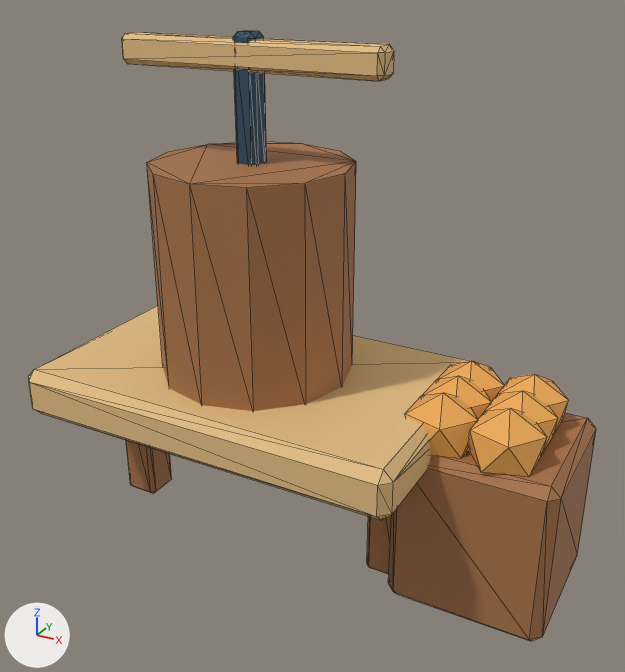
Renders of the glTF model source/assets/models/orchard_press.glb from each side of a commit.
Camera for both pictures: a 50 mm camera at (1.123, -1.741, 1.507) aimed at (0.17, -0.008, 0.64). The lights are fixed; the arrows at lower left show +X, +Y and +Z. The picture after the commit comes second. Mesh edges are drawn as thin lines. Where no turn or scale is listed for an object, it has been applied to the vertices. Vertices at exactly the same position are counted once.

The older version as bpy lines, for what is in view:
```python
me_cube_098 = bpy.data.meshes.new('Cube.098')
me_cube_098.from_pydata(...)  # 240 vertices, 428 faces; spans x -0.525..0.83, y -0.325..0.325, z -0.45..0.9
me_cube_098.materials.append(mat_orchard_press_paint)
ob_table = bpy.data.objects.new('table', me_cube_098)
ob_table.location = (0.0, 0.0, 0.45)
```
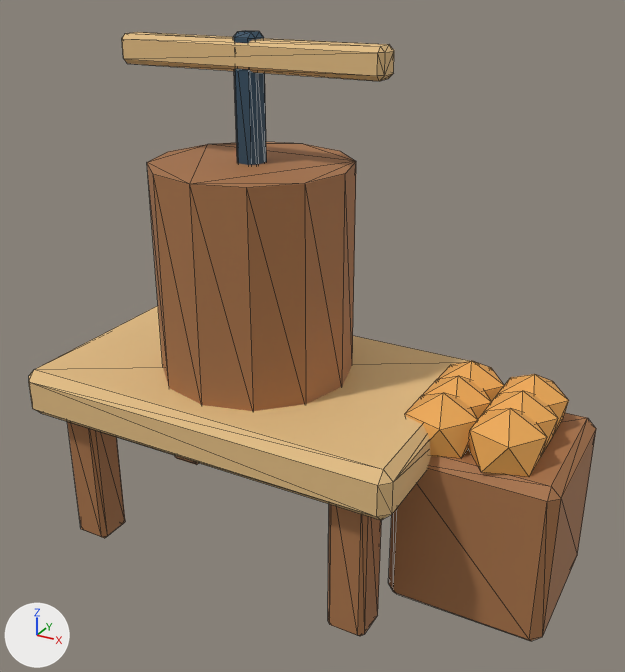
What differs and where, as boxes (x1, y1, x2, y2) in the pictures (625 x 672 px; the box of a moved part takes in the faces that stretch with it):
part 1 of me_cube_098, moved or reshaped: before (126, 440, 172, 493); after (67, 422, 125, 538)
part 2 of me_cube_098, moved or reshaped (mostly hidden afterwards): before (367, 515, 391, 574); after (175, 456, 198, 465)
part 3 of me_cube_098, added (brown): after (328, 504, 381, 636)

Edits to the bpy script that builds the scene:
```text
Change me_cube_098:
    used by ob_table; location = (0.0, 0.0, 0.45)
    remove me_cube_098.from_pydata(...)  # 240 vertices, 428 faces; spans x -0.525..0.83, y -0.325..0.325, z -0.45..0.9
    add me_cube_098.from_pydata(...)  # 288 vertices, 516 faces; spans x -0.525..0.83, y -0.325..0.325, z -0.45..0.9
    me_cube_098 part 1: the loose piece of 24 vertices spanning x -0.45..-0.35, y -0.05..0.05, z -0.43..0.0 is scaled about its middle by (1, 1, 1.05), then moved by (0.0, -0.22, -0.01)
    me_cube_098 part 2: the loose piece of 24 vertices spanning x 0.35..0.45, y -0.05..0.05, z -0.43..0.0 is scaled about its middle by (1, 1, 1.05), then moved by (-0.8, 0.22, -0.01)
    me_cube_098 part 3: the loose piece of 24 vertices spanning x 0.35..0.45, y -0.05..0.05, z -0.43..0.0 is copied, and the copy is scaled about its middle by (1, 1, 1.05), then moved by (0.0, -0.22, -0.01); it spans x 0.35..0.45, y -0.27..-0.17, z -0.45..0.0
    other edits to the shape of me_cube_098 do not show in these pictures
```
